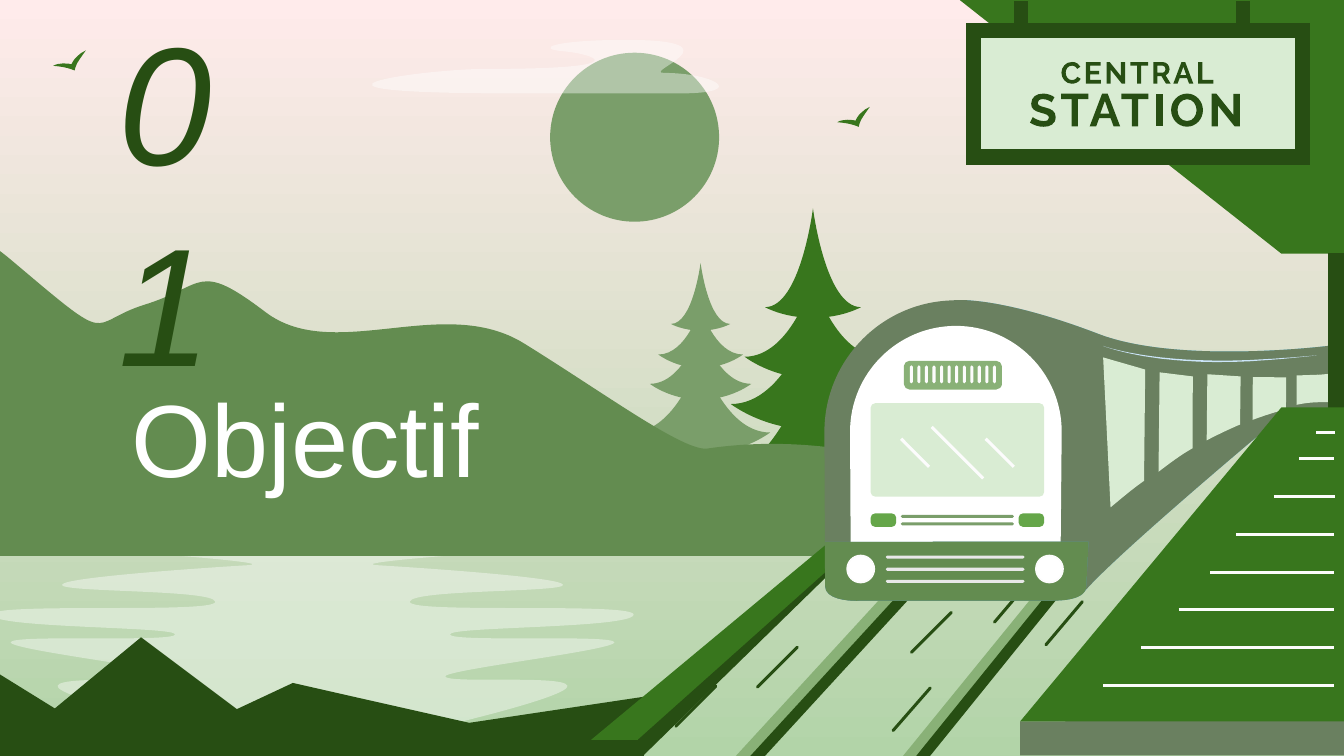
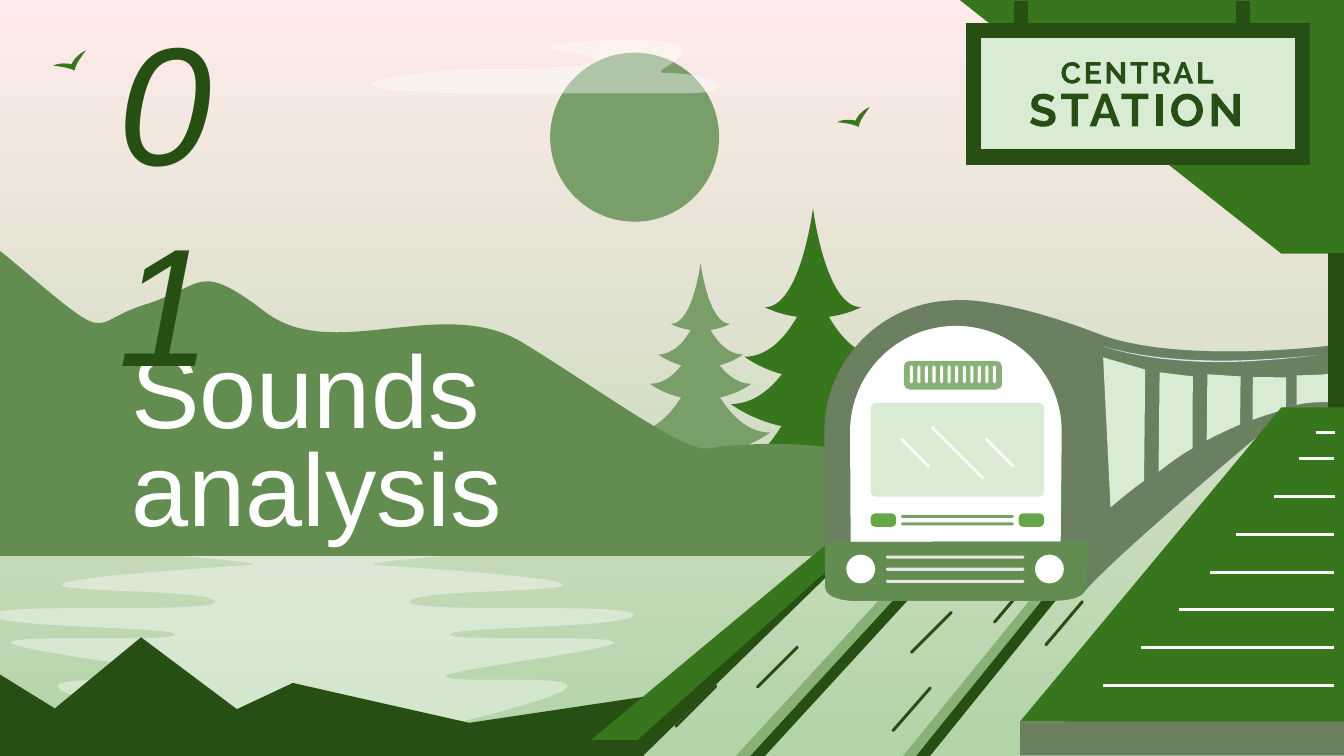
Before and after one commit to Smoother19/MusicAnimation, a slide deck: slide 3 of docs/presentation/PresProto.pptx. Drawn at 1344x756 pixels with LibreOffice and Linux fonts; fonts in the diff are those of the drawing. Boxes give left, top, right and bottom in pixels: in the first picture for what was removed or moved away, otherwise in the second. Text is boxed around its words. In the diff, an @@ line names an element or a change of style, - is before the commit and + after.

```diff
--- a/docs/presentation/PresProto.pptx
+++ b/docs/presentation/PresProto.pptx
@@ title at box(131, 346, 502, 546): text changed @@
-Objectif
+Sounds
+analysis
```
Also in this commit, not shown: 2 other slides changed, 7 slides added, 1 slide removed.
